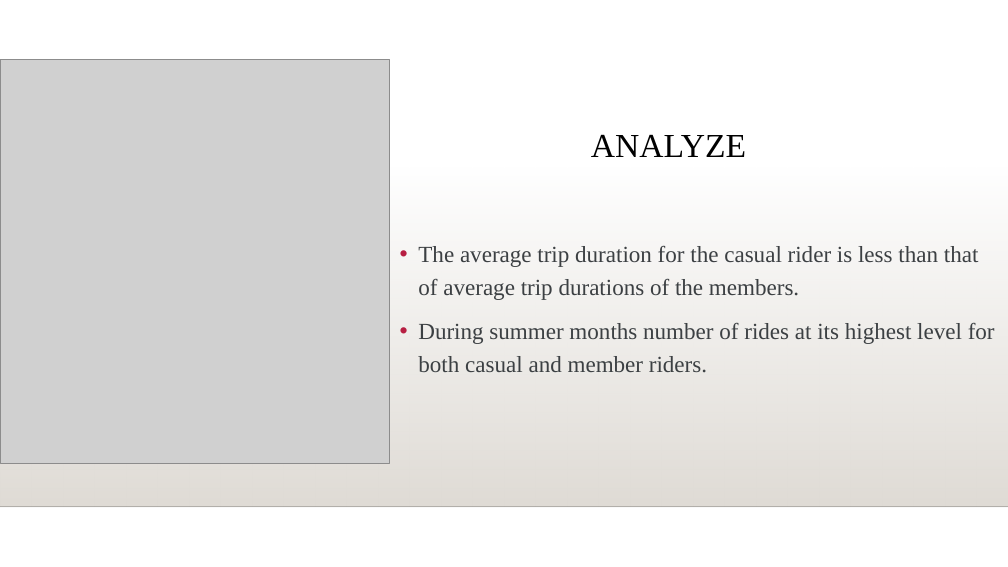
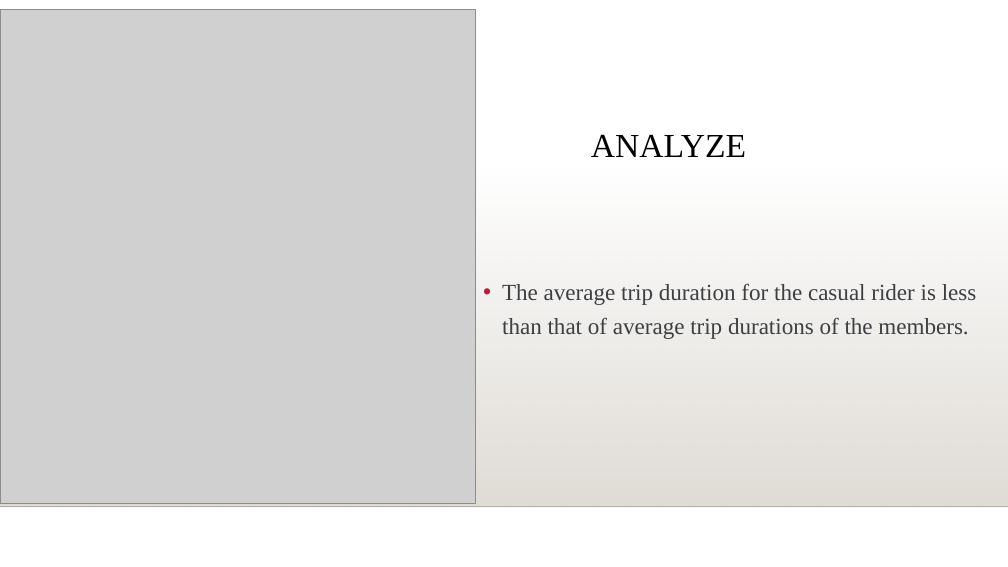
Before and after one commit to y4611676/Unanimous-Project, a slide deck: slide 7 of Analyze_project/Bike_Share/How_Does_a_Bike_Share_Navigate_Speedy_Success.pptx. Drawn at 1008x567 pixels with LibreOffice and Linux fonts; fonts in the diff are those of the drawing; grey boxes stand for pictures; background and template pictures are left out. Boxes give left, top, right and bottom in pixels: in the first picture for what was removed or moved away, otherwise in the second. Text is boxed around its words. In the diff, an @@ line names an element or a change of style, - is before the commit and + after.

```diff
--- a/Analyze_project/Bike_Share/How_Does_a_Bike_Share_Navigate_Speedy_Success.pptx
+++ b/Analyze_project/Bike_Share/How_Does_a_Bike_Share_Navigate_Speedy_Success.pptx
@@ picture: place and size @@
-picture at (0,60,389,464)
+picture at (0,10,476,504)
@@ text "The average trip duration for ...": place and size @@
-text "The average trip duration for ..." at (418,246,995,372)
+text "The average trip duration for ..." at (502,284,977,339)
@@ text at (418,323,995,372): paragraph removed @@
-• During summer months number of rides at its highest level for both casual and member riders.
```
Also in this commit, not shown: 11 other slides changed, 1 other file.
